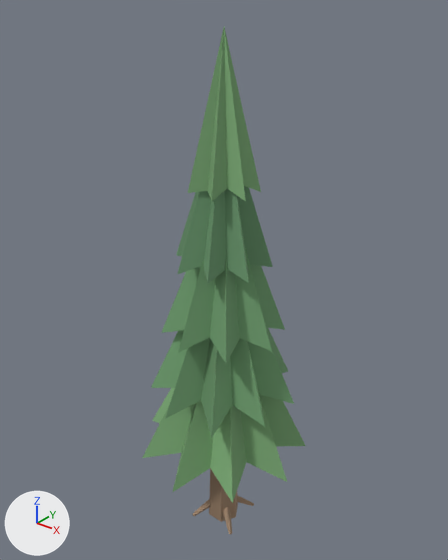
Two versions of the Blender file art/props/pine_2/pine_2.blend, one commit apart.
Before and after are seen from a 50 mm camera at (3.36, -4.19, 5.59) aimed at (-0.08, 0.1, 2.92). The lights are fixed; the arrows at lower left show +X, +Y and +Z. The older version comes first.

Names of what the first picture shows: 'pine_2.001'.
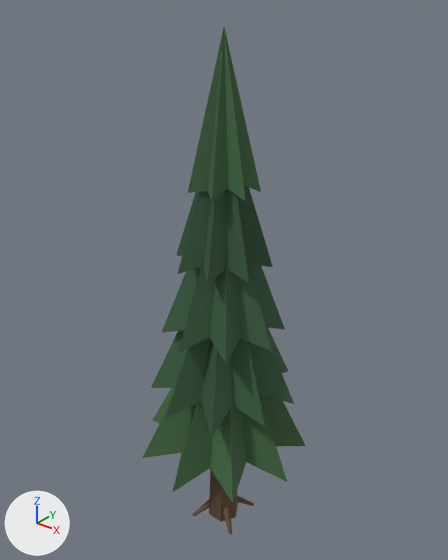
What differs and where, as boxes (x1, y1, x2, y2) in the pictures (448 x 560 px):
part 1 of me_pine_2, recoloured (green to dark green): (142, 28, 306, 503) in both
part 2 of me_pine_2, recoloured (darker): (192, 468, 254, 534) in both

The change, as a list of edits to the scene's bpy script:
```text
Change me_pine_2:
    where me_pine_2.from_pydata(...)  # 618 vertices, 195 faces; spans x -0.87..0.9, y -0.9..0.87, z -0.02..5.25
    used by ob_pine_2_001; location = (0.0, 0.0, 0.0)
    me_pine_2 part 1: 82 faces centred in x -0.46..0.48, y -0.46..0.48, z 1.66..4.37 are repainted in the vertex colours; the middle colour goes from green #73a272 to dark green #3a603f
    me_pine_2 part 2: 31 faces centred in x -0.28..0.28, y -0.28..0.28, z 0.0..2.18 are repainted in the vertex colours; the middle colour goes from brown #9b8169 to brown #614b38
```
